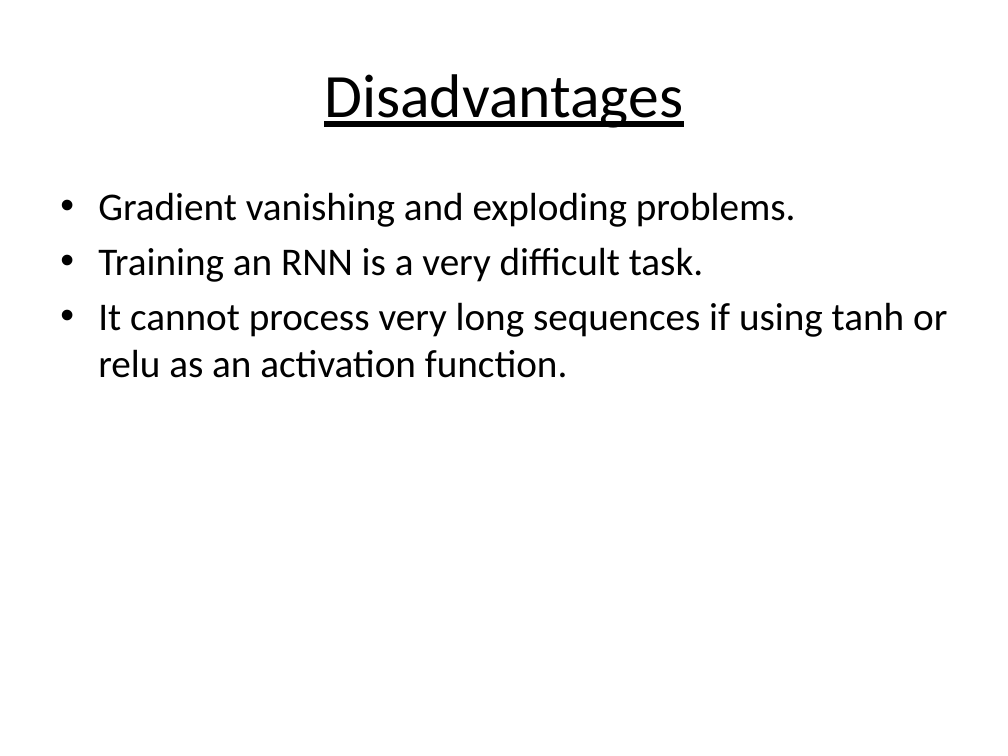
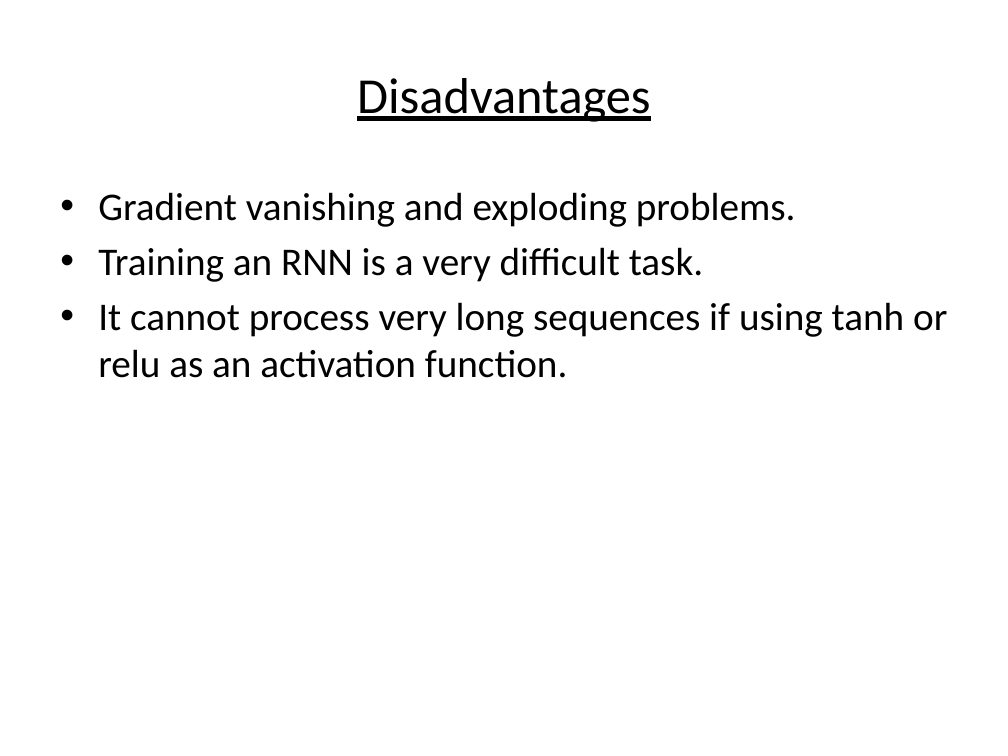
Before and after one commit to abhilashsaj/Simple-Recurrent-Neural-Network-with-Keras, a slide deck: slide 13 of Recurrent Neural Networks.pptx. Drawn at 1008x756 pixels with LibreOffice and Linux fonts; fonts in the diff are those of the drawing. Boxes give left, top, right and bottom in pixels: in the first picture for what was removed or moved away, otherwise in the second. Text is boxed around its words. In the diff, an @@ line names an element or a change of style, - is before the commit and + after.

Commit message:
ppt

```diff
--- a/Recurrent Neural Networks.pptx
+++ b/Recurrent Neural Networks.pptx
@@ title "Disadvantages" at (x1=357, y1=78, x2=650, y2=122): size 44 to 36 pt @@
```
Also in this commit, not shown: 1 other slide changed.
